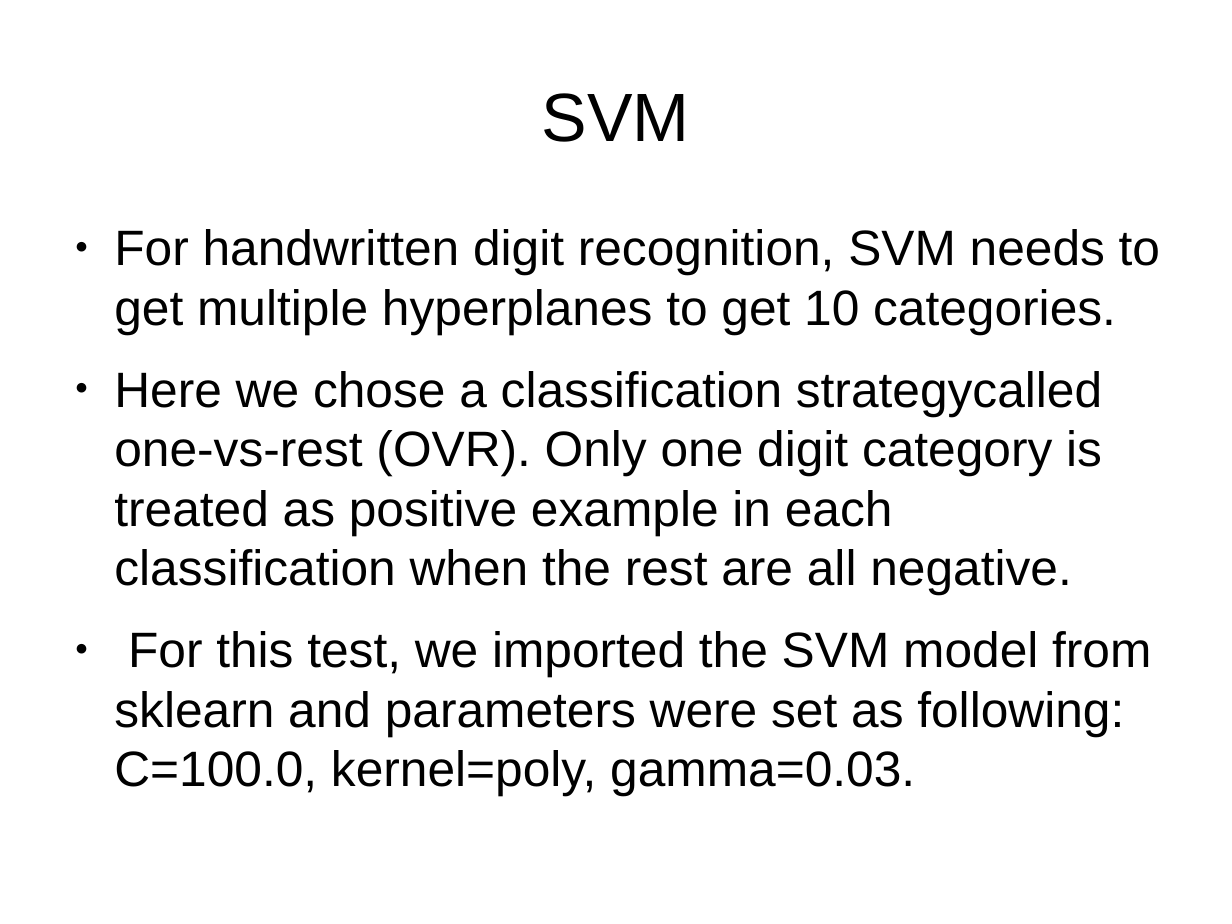
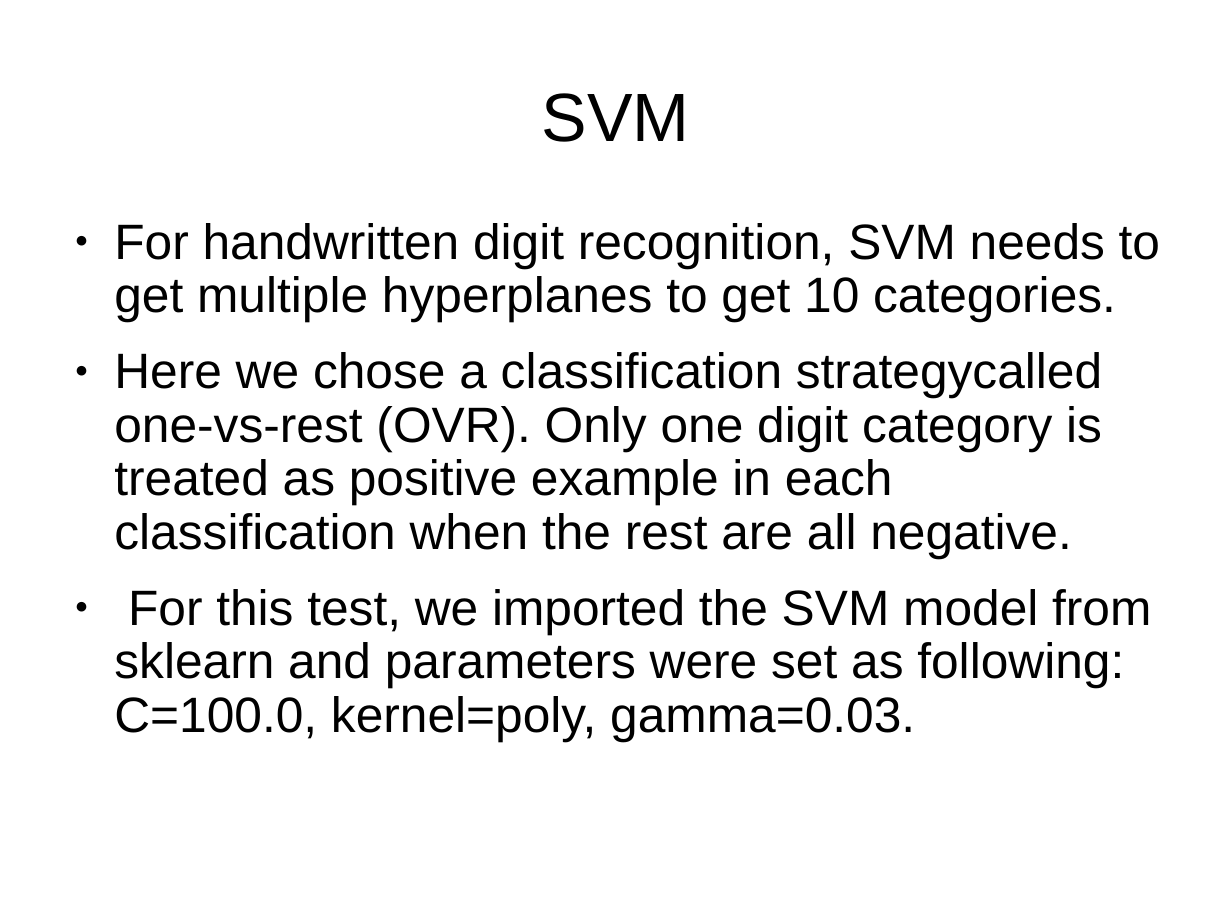
Before and after one commit to jsxcool/DigitRecognize, a slide deck: slide 11 of 695ppt 1.pptx (slide 10 before the commit). Drawn at 1232x924 pixels with LibreOffice and Linux fonts; fonts in the diff are those of the drawing; background and template pictures are left out. Boxes give left, top, right and bottom in pixels: in the first picture for what was removed or moved away, otherwise in the second. Text is boxed around its words. In the diff, an @@ line names an element or a change of style, - is before the commit and + after.

```diff
--- a/695ppt 1.pptx
+++ b/695ppt 1.pptx
@@ text "For handwritten digit recognition, SVM ..." at [114, 223, 1160, 742]: line spacing 1 to 0.9 @@
```
Also in this commit, not shown: 6 other slides changed, 1 slide added, 1 slide removed.
